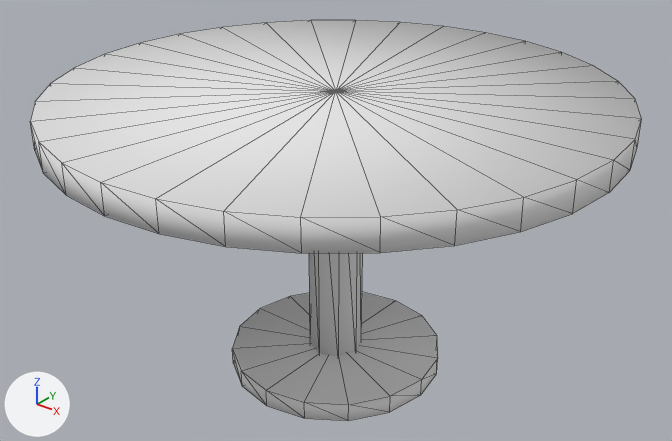
An edit to the OBJ model SweetHome3D/src/com/eteks/sweethome3d/io/resources/roundTable.obj, drawn before and after from the same camera.
Rendered twice from a 50 mm camera at (1.91, -2.39, 1.64) aimed at (-0.01, 0.02, 0.15). Lighting does not change. The marker at lower left points along +X, +Y and +Z. Mesh edges are drawn as thin lines. Where no turn or scale is listed for an object, it has been applied to the vertices.

In view in the first picture: 'roundTable'.
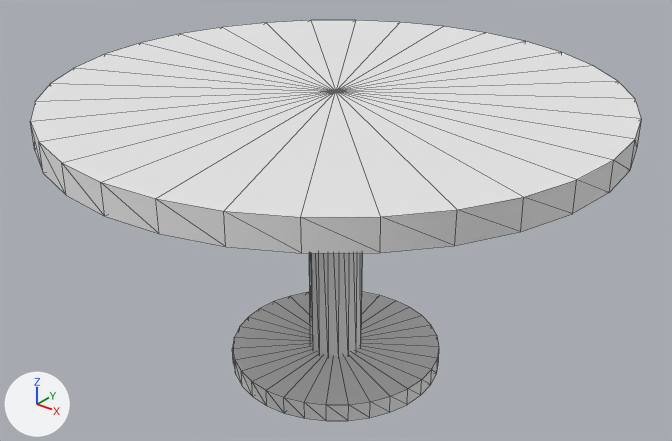
Changed parts and their boxes [x1, y1, x2, y2] in the pictures (672 x 441 px):
part 1 of me_roundtable, built on: before [233, 253, 438, 421]; after [233, 253, 439, 421]

The change, as a list of edits to the scene's bpy script:
```text
Change me_roundtable:
    used by ob_roundtable; location = (0.0, 0.0, 0.0)
    remove me_roundtable.from_pydata(...)  # 118 vertices, 224 faces; spans x -1.0..1.0, y -1.0..1.0, z -0.44..0.65
    add me_roundtable.from_pydata(...)  # 166 vertices, 320 faces; spans x -1.0..1.0, y -1.0..1.0, z -0.44..0.65
    me_roundtable part 1
    96 faces are deleted
    24 vertices are added at x -0.39..0.39, y -0.39..0.39, z -0.44..-0.4
    16 new vertices lie (0.0, 0.0, 0.07) away from vertices in x -0.39..0.39, y -0.39..0.39, z -0.44..-0.43
    8 new vertices lie (0.0, 0.0, 1.0) away from vertices in x -0.09..0.09, y -0.09..0.09, z -0.4
    192 new faces join them
    me_roundtable part 2: the surface is now shaded flat
```
